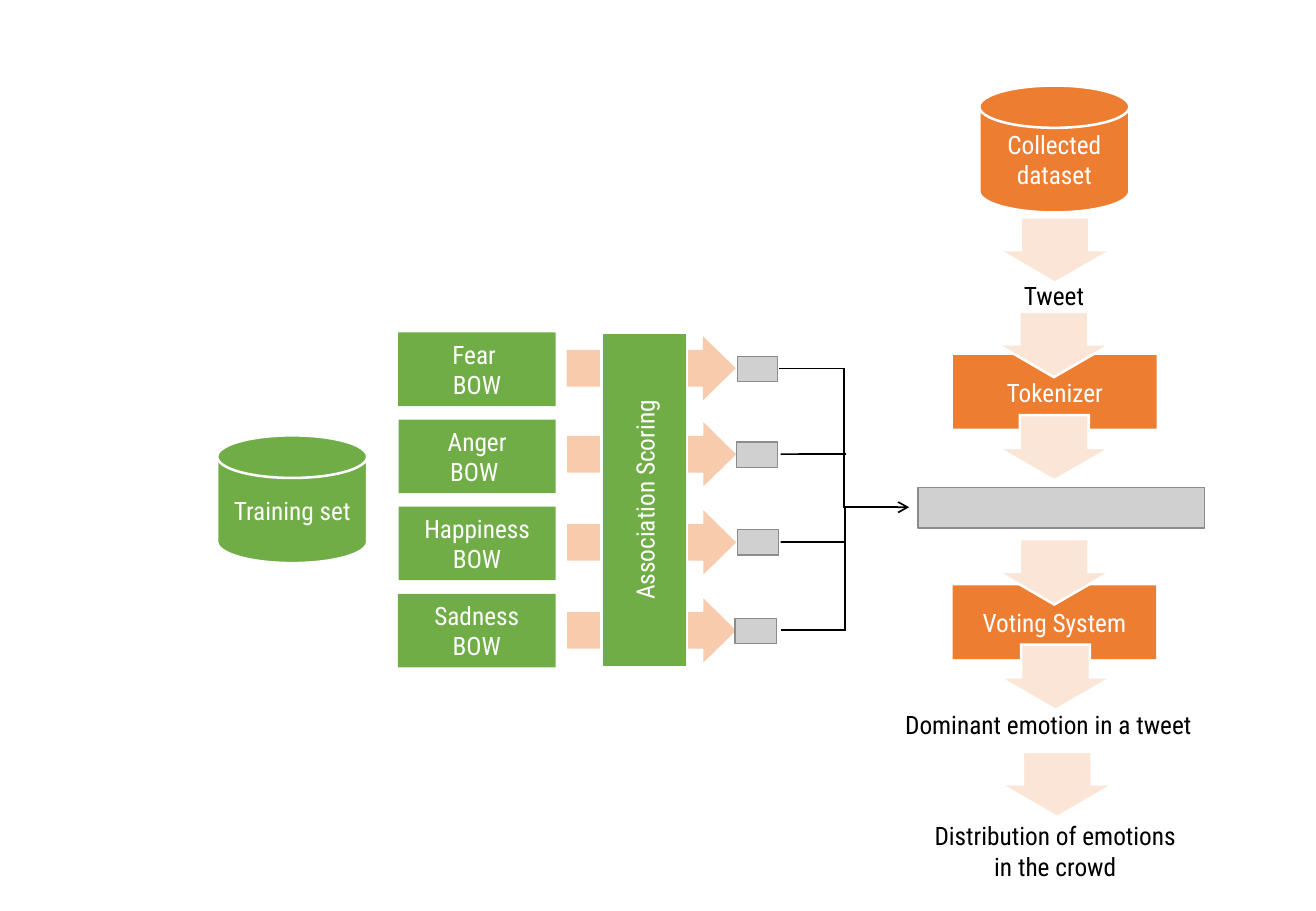
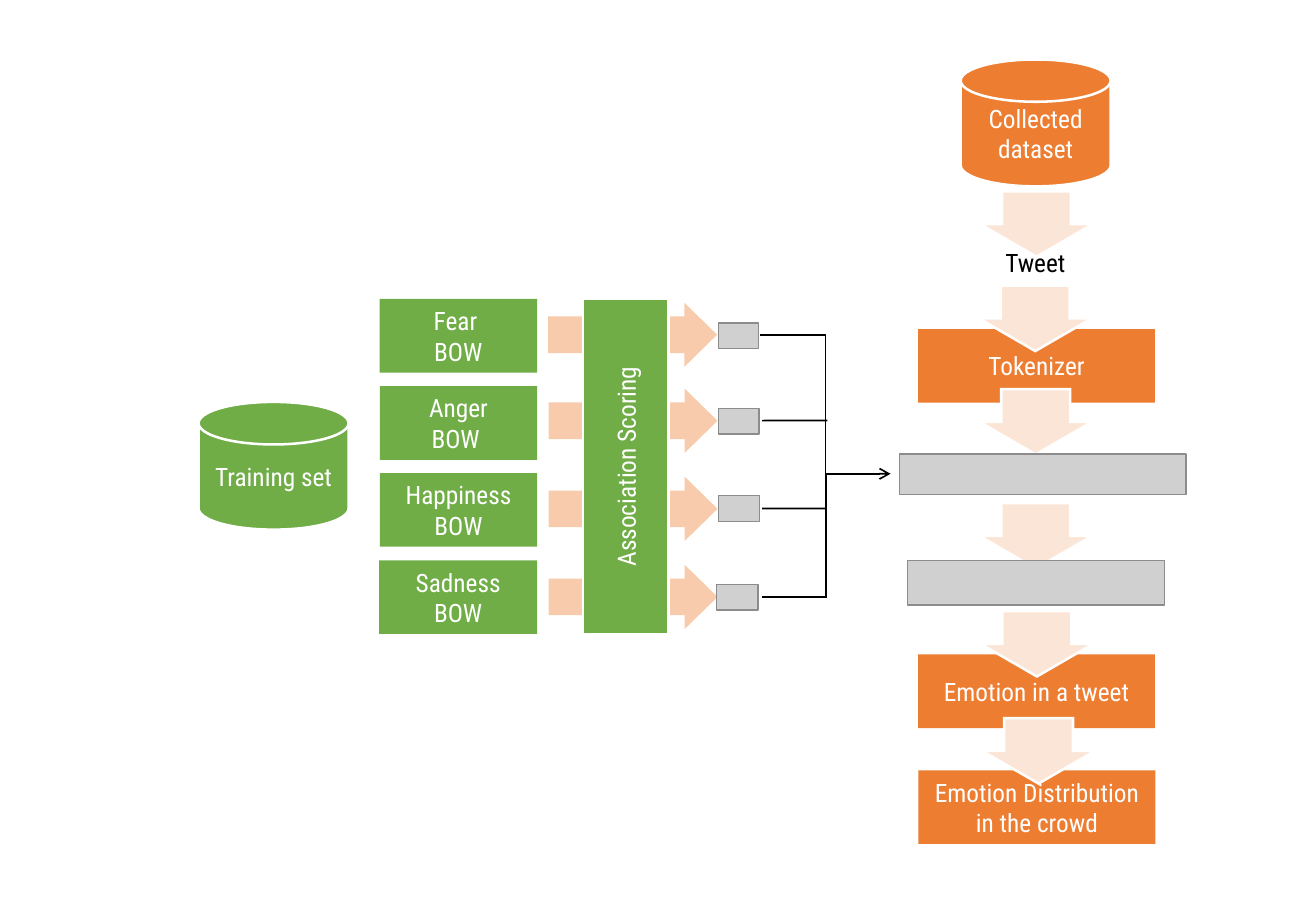
Before and after one commit to romyngo/mcm-thesis, a slide deck: slide 6 of Drawings/Drawing.pptx. Drawn at 1316x911 pixels with LibreOffice and Linux fonts; fonts in the diff are those of the drawing; grey boxes stand for pictures. Boxes give left, top, right and bottom in pixels: in the first picture for what was removed or moved away, otherwise in the second. Text is boxed around its words. In the diff, an @@ line names an element or a change of style, - is before the commit and + after.

Commit message:
changed litreview fix lit review a bit to delete old table and add comparison table remove voting system from approach and diagram add conclucsion to eval add missing ref in litreview

```diff
--- a/Drawings/Drawing.pptx
+++ b/Drawings/Drawing.pptx
@@ rectangle "Tokenizer": place and size @@
-rectangle "Tokenizer" at box(954, 355, 1157, 429)
+rectangle "Tokenizer" at box(919, 329, 1156, 403)
@@ 3 down arrows, 1 cylinder: place and size @@
-3 down arrows, 1 cylinder at box(979, 85, 1130, 481)
+3 down arrows, 1 cylinder at box(961, 60, 1112, 454)
@@ 5 pictures, 5 rectangles, 4 right arrows, 3 down arrows, 2 lines, 1 cylinder, 1 text, 1 elbow arrow, 1 elbow line: place and size @@
-5 pictures, 5 rectangles, 4 right arrows, 3 down arrows, 2 lines, 1 cylinder, 1 text, 1 elbow arrow, 1 elbow line at box(218, 287, 1205, 818)
+5 pictures, 5 rectangles, 4 right arrows, 3 down arrows, 2 lines, 1 cylinder, 1 text, 1 elbow arrow, 1 elbow line at box(198, 249, 1186, 784)
@@ picture added at box(908, 561, 1165, 605) @@
@@ rectangle removed at box(953, 586, 1156, 660) @@
-Voting System
@@ rectangle "Emotion in a tweet": place and size @@
-rectangle "Emotion in a tweet" at box(905, 715, 1191, 735)
+rectangle "Emotion in a tweet" at box(919, 655, 1156, 729)
@@ rectangle "Emotion in a tweet" at box(919, 655, 1156, 729): fill none to #ED7D31 @@
@@ text in rectangle at box(944, 683, 1129, 702): text changed; text colour #000000 to #FFFFFF @@
-Dominant emotion in a tweet
+Emotion in a tweet
@@ rectangle "Emotion Distribution in the crowd" at box(919, 770, 1156, 845): fill none to #ED7D31 @@
@@ rectangle "Emotion Distribution in the crowd": place and size @@
-rectangle "Emotion Distribution in the crowd" at box(935, 825, 1175, 877)
+rectangle "Emotion Distribution in the crowd" at box(919, 770, 1156, 845)
@@ text in rectangle at box(935, 779, 1139, 833): text changed; text colour #000000 to #FFFFFF @@
-Distribution of emotions in the crowd
+Emotion Distribution in the crowd
```
Also in this commit, not shown: 5 other files.
